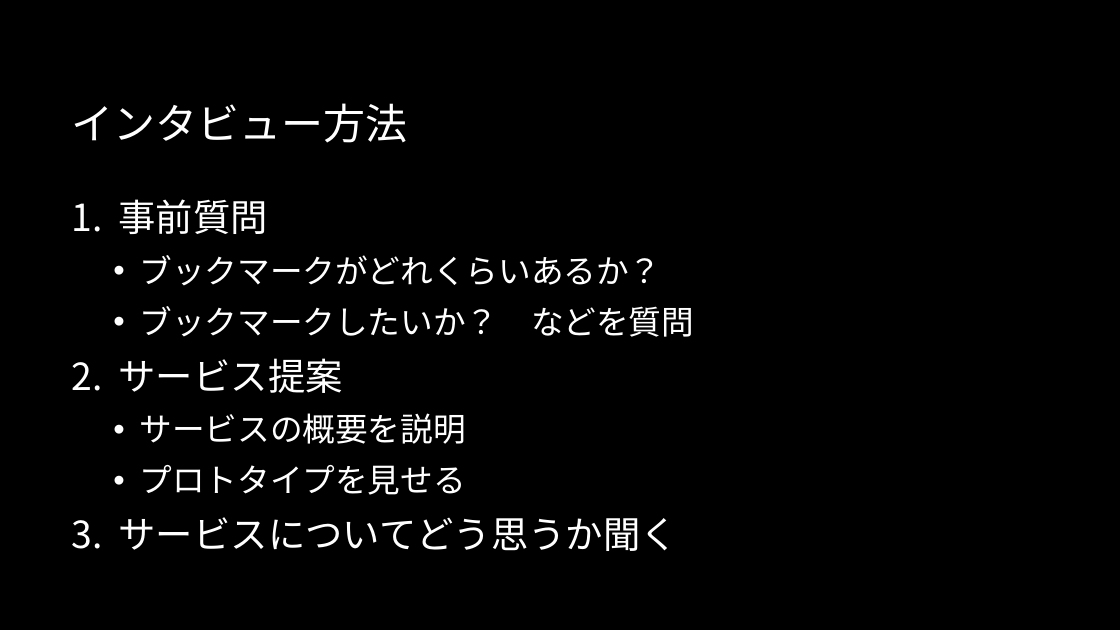
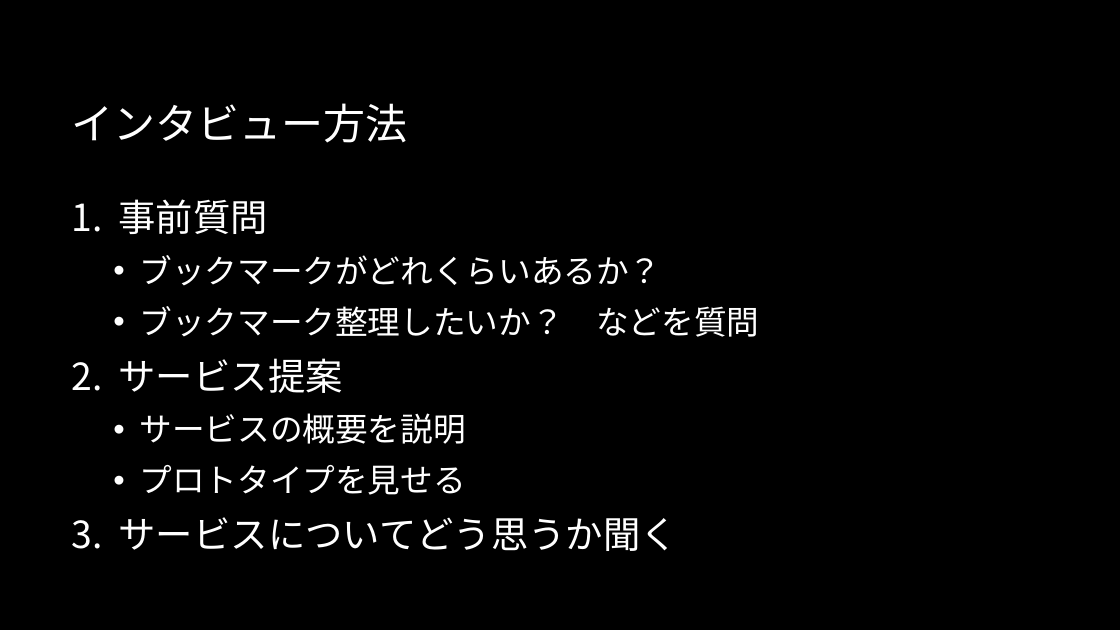
Before and after one commit to Sorarinu/ProjectP2016_F, a slide deck: slide 3 of production-idea/中間発表.pptx. Drawn at 1120x630 pixels with LibreOffice and Linux fonts; fonts in the diff are those of the drawing; background and template pictures are left out. Boxes give left, top, right and bottom in pixels: in the first picture for what was removed or moved away, otherwise in the second. Text is boxed around its words. In the diff, an @@ line names an element or a change of style, - is before the commit and + after.

```diff
--- a/production-idea/中間発表.pptx
+++ b/production-idea/中間発表.pptx
@@ text at box(140, 306, 759, 337): text changed @@
-  • ブックマークしたいか？ などを質問
+  • ブックマーク整理したいか？ などを質問
```
Also in this commit, not shown: 8 other slides changed, 1 slide added.
